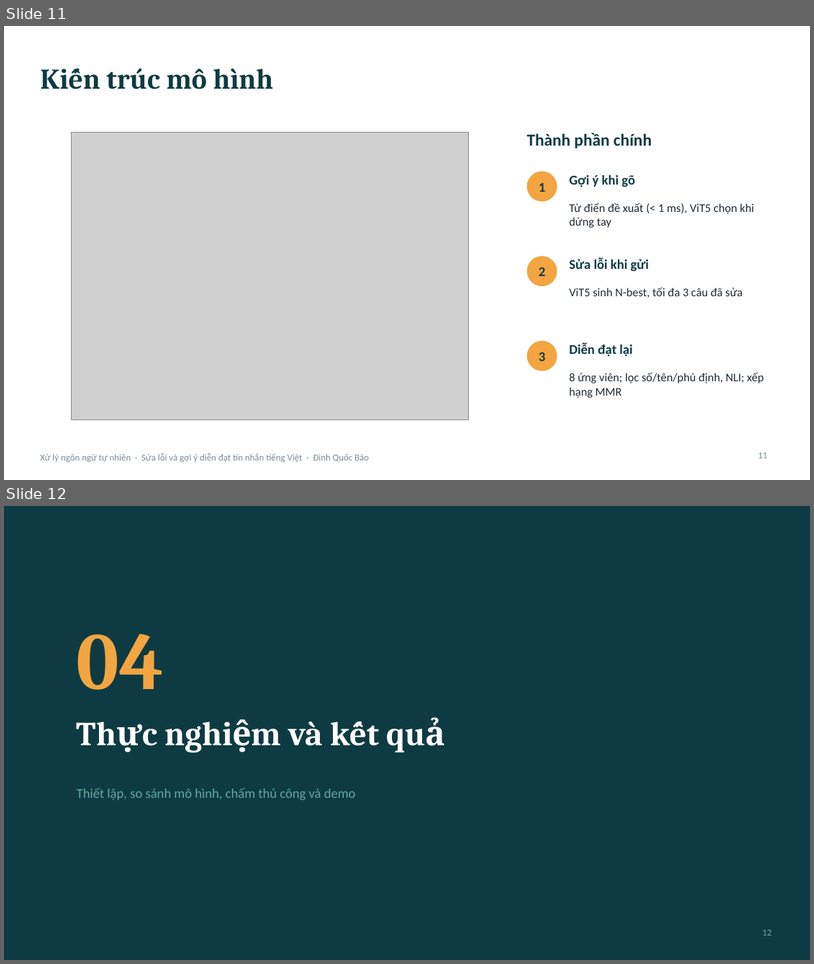
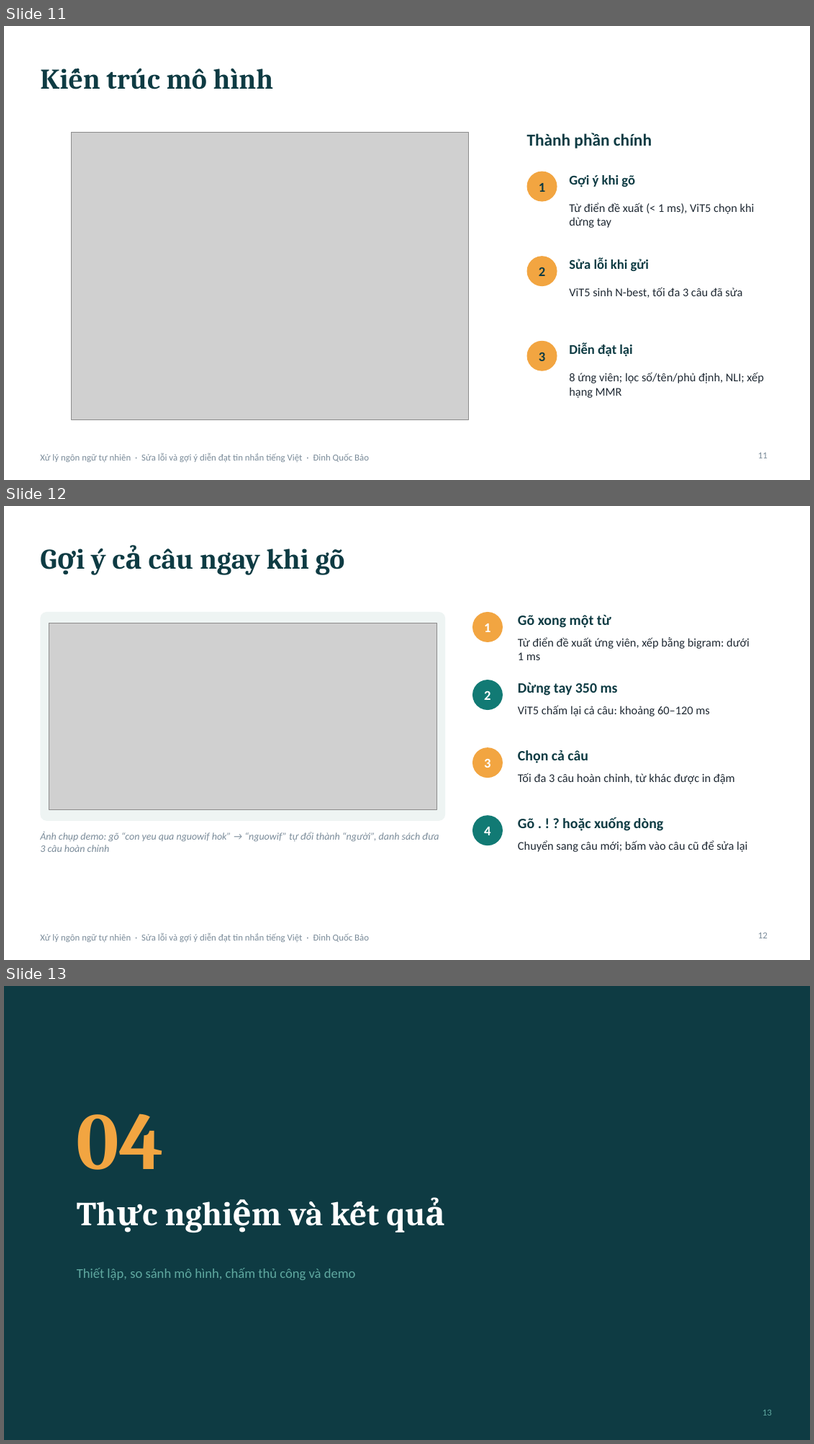
Before and after one commit to EDinhquocbao/vietnamese-message-assistant, a slide deck: reports/Slide_do_an_Dinh_Quoc_Bao.pptx. Shown one above the other, each under a label of ours: slides 11 and 12 before the commit, slides 11, 12 and 13 after it. The pictures are 814x964 and 814x1444 pixels, drawn with LibreOffice and Linux fonts; fonts in the diff are those of the drawing; grey boxes stand for pictures. Boxes give left, top, right and bottom in pixels: in the first picture for what was removed or moved away, otherwise in the second. Text is boxed around its words. In the diff, an @@ line names an element or a change of style, - is before the commit and + after.

```diff
--- a/reports/Slide_do_an_Dinh_Quoc_Bao.pptx
+++ b/reports/Slide_do_an_Dinh_Quoc_Bao.pptx
@@ slide 12 added at (4,506,810,960), background #FFFFFF; not listed: 1 template element that a slide beside it also shows @@
@@ title added at (91,548,345,575), 34 pt, text #0E3B43, bold @@
+Gợi ý cả câu ngay khi gõ
@@ rounded rectangle added at (40,612,445,821), fill #EEF4F3 @@
@@ ellipse added at (473,612,503,642), fill #F2A541, 16 pt, text #FFFFFF, bold @@
+1
@@ picture added at (49,623,437,810) @@
@@ text added at (518,615,612,628), 17 pt, text #0E3B43, bold @@
+Gõ xong một từ
@@ text added at (518,637,750,660), 14 pt, text #1F2933 @@
+Từ điển đề xuất ứng viên, xếp bằng bigram: dưới 1 ms
@@ ellipse added at (473,680,503,710), fill #117A74, 16 pt, text #FFFFFF, bold @@
+2
@@ text added at (518,682,618,695), 17 pt, text #0E3B43, bold @@
+Dừng tay 350 ms
@@ text added at (518,705,710,716), 14 pt, text #1F2933 @@
+ViT5 chấm lại cả câu: khoảng 60–120 ms
@@ ellipse added at (473,747,503,777), fill #F2A541, 16 pt, text #FFFFFF, bold @@
+3
@@ text added at (518,750,589,763), 17 pt, text #0E3B43, bold @@
+Chọn cả câu
@@ text added at (518,772,736,784), 14 pt, text #1F2933 @@
+Tối đa 3 câu hoàn chỉnh, từ khác được in đậm
@@ ellipse added at (473,815,503,845), fill #117A74, 16 pt, text #FFFFFF, bold @@
+4
@@ text added at (518,817,664,831), 17 pt, text #0E3B43, bold @@
+Gõ . ! ? hoặc xuống dòng
@@ text added at (40,831,439,852), 12 pt, text #7A8B99, italic @@
+Ảnh chụp demo: gõ “con yeu qua nguowif hok” → “nguowif” tự đổi thành “người”, danh sách đưa 3 câu hoàn chỉnh
@@ text added at (518,840,748,852), 14 pt, text #1F2933 @@
+Chuyển sang câu mới; bấm vào câu cũ để sửa lại
@@ page number added at (759,932,768,938), 11 pt, text #7A8B99 @@
+12
@@ what was slide 12 is now slide 13 @@
```
Also in this commit, not shown: 3 slides changed, 3 other slides added, 3 other files.
